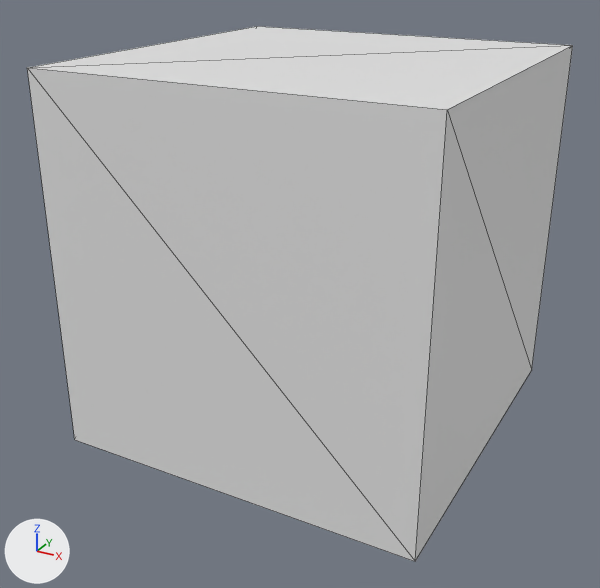
What one commit did to the glTF model BAMF/wwwroot/view3d/models/vm.glb.
One viewpoint serves both versions: a camera (50 mm lens) standing at (0.978, -1.901, 1.288) and looking at (-0.026, -0.076, 0.376). The axes (+X, +Y, +Z) are drawn at lower left. The lights are the same throughout. The older version comes first. Mesh edges are drawn as thin lines. Vertices at exactly the same position are counted once.

Before the edit, the objects in view are built like this:
```python
me_cube_129 = bpy.data.meshes.new('Cube.129')
me_cube_129.from_pydata(...)  # 16 vertices, 24 faces; spans x -0.5..0.5, y -0.5..0.5, z -0.5..0.5
# before: 0 (-0.5, -0.5, -0.5) at pixel (74, 439), 1 (-0.5, -0.5, 0.5) at pixel (27, 67), 2 (-0.5, 0.5, -0.5), 3 (-0.5, 0.5, 0.5) at pixel (257, 26), 4 (0.5, -0.5, -0.5) at pixel (415, 561)
# before: 5 (0.5, -0.5, 0.5) at pixel (447, 109), 6 (0.5, 0.5, -0.5) at pixel (531, 370), 7 (0.5, 0.5, 0.5) at pixel (572, 45)
ob_dev_vm = bpy.data.objects.new('dev_vm', me_cube_129)
ob_dev_vm.location = (0.0, 0.0, 0.5)
```
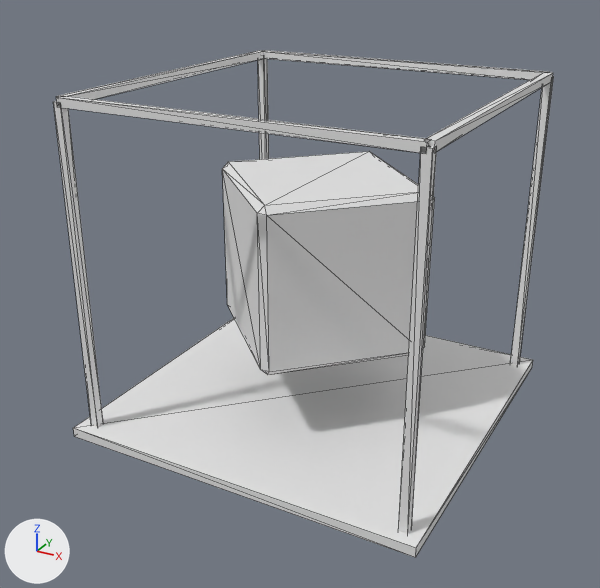
Patch to the scene script:
```diff
--- a/BAMF/wwwroot/view3d/models/vm.glb.py
+++ b/BAMF/wwwroot/view3d/models/vm.glb.py
@@ me_cube_129 @@
 # used by ob_dev_vm; location = (0.0, 0.0, 0.5)
 # verts and faces of me_cube_129; kept vertices keep their numbers, new ones are numbered from 16
-me_cube_129.from_pydata(...)  # 16 vertices, 24 faces; spans x -0.5..0.5, y -0.5..0.5, z -0.5..0.5
+me_cube_129.from_pydata(...)  # 136 vertices, 212 faces; spans x -0.5..0.5, y -0.5..0.5, z 0.0..0.932
+# me_cube_129 part 1: a new loose piece, a box spanning x -0.466..-0.443, y -0.466..-0.443, z 0.011..0.92
+# me_cube_129 part 2: a new loose piece, a box spanning x -0.466..-0.443, y 0.443..0.466, z 0.011..0.92
+# me_cube_129 part 3: a new loose piece, a box spanning x -0.466..-0.443, y -0.455..0.455, z 0.909..0.932
+# me_cube_129 part 4: a new loose piece, a box spanning x 0.443..0.466, y -0.466..-0.443, z 0.011..0.92
+# me_cube_129 part 5: a new loose piece, a box spanning x -0.455..0.455, y -0.466..-0.443, z 0.909..0.932
+# me_cube_129 part 6: a new loose piece, a box spanning x 0.443..0.466, y 0.443..0.466, z 0.011..0.92
+# me_cube_129 part 7: a new loose piece, a box spanning x -0.455..0.455, y 0.443..0.466, z 0.909..0.932
+# me_cube_129 part 8: a new loose piece, a box spanning x 0.443..0.466, y -0.455..0.455, z 0.909..0.932
+# me_cube_129 part 9: a new loose piece, a box spanning x -0.5..0.5, y -0.5..0.5, z 0.011..0.039
+# me_cube_129 part 10: a new loose piece of 24 vertices spanning x -0.309..0.309, y -0.309..0.309, z 0.239..0.693
+# me_cube_129 part 11
+delete_vertices([*range(0, 8)])  # with the faces that use them
+# other edits to the shape of me_cube_129 do not show in these pictures
@@ ob_dev_vm @@
 ob_dev_vm = bpy.data.objects.new('dev_vm', me_cube_129)
-ob_dev_vm.location = (0.0, 0.0, 0.5)
+ob_dev_vm.location = (0.0, 0.0, 0.0)
```

Where the change shows, as pixel boxes [x1, y1, x2, y2] in the pictures (600 x 588 px):
'dev_vm', reshaped, moved (8% narrower): before [27, 26, 573, 561]; after [53, 50, 554, 558]
part 1 of me_cube_129, added: after [53, 101, 103, 427]
part 2 of me_cube_129, added: after [258, 59, 269, 159]
part 3 of me_cube_129, added: after [56, 50, 264, 99]
part 4 of me_cube_129, added: after [398, 146, 437, 534]
part 5 of me_cube_129, added: after [56, 96, 431, 154]
part 6 of me_cube_129, added: after [510, 76, 554, 365]
part 7 of me_cube_129, added: after [263, 50, 549, 80]
part 8 of me_cube_129, added: after [425, 72, 553, 152]
part 9 of me_cube_129, added: after [73, 318, 533, 558]
part 10 of me_cube_129, added: after [222, 151, 435, 375]
part 11 of me_cube_129, deleted: before [27, 26, 573, 561]
